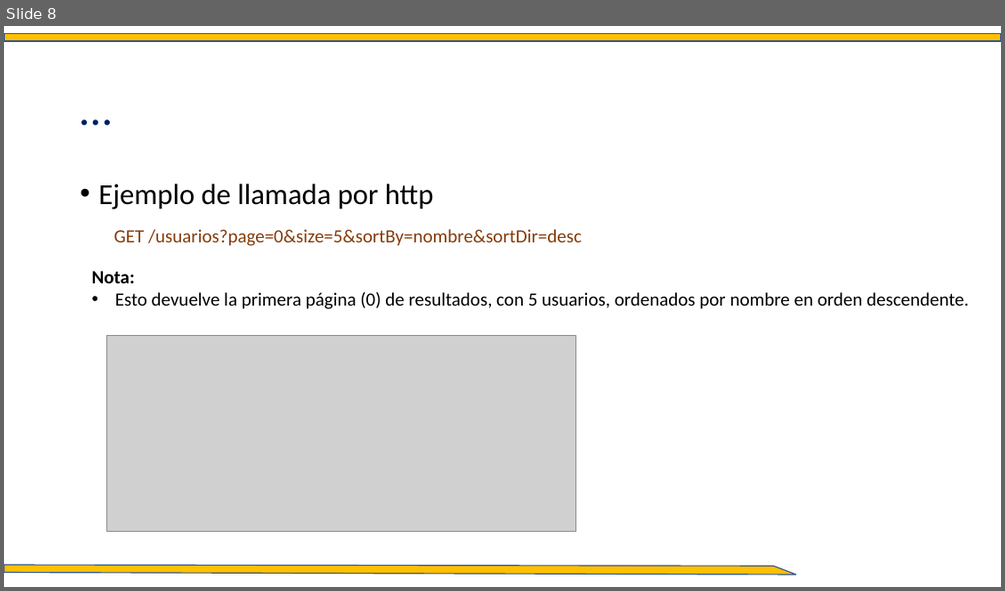
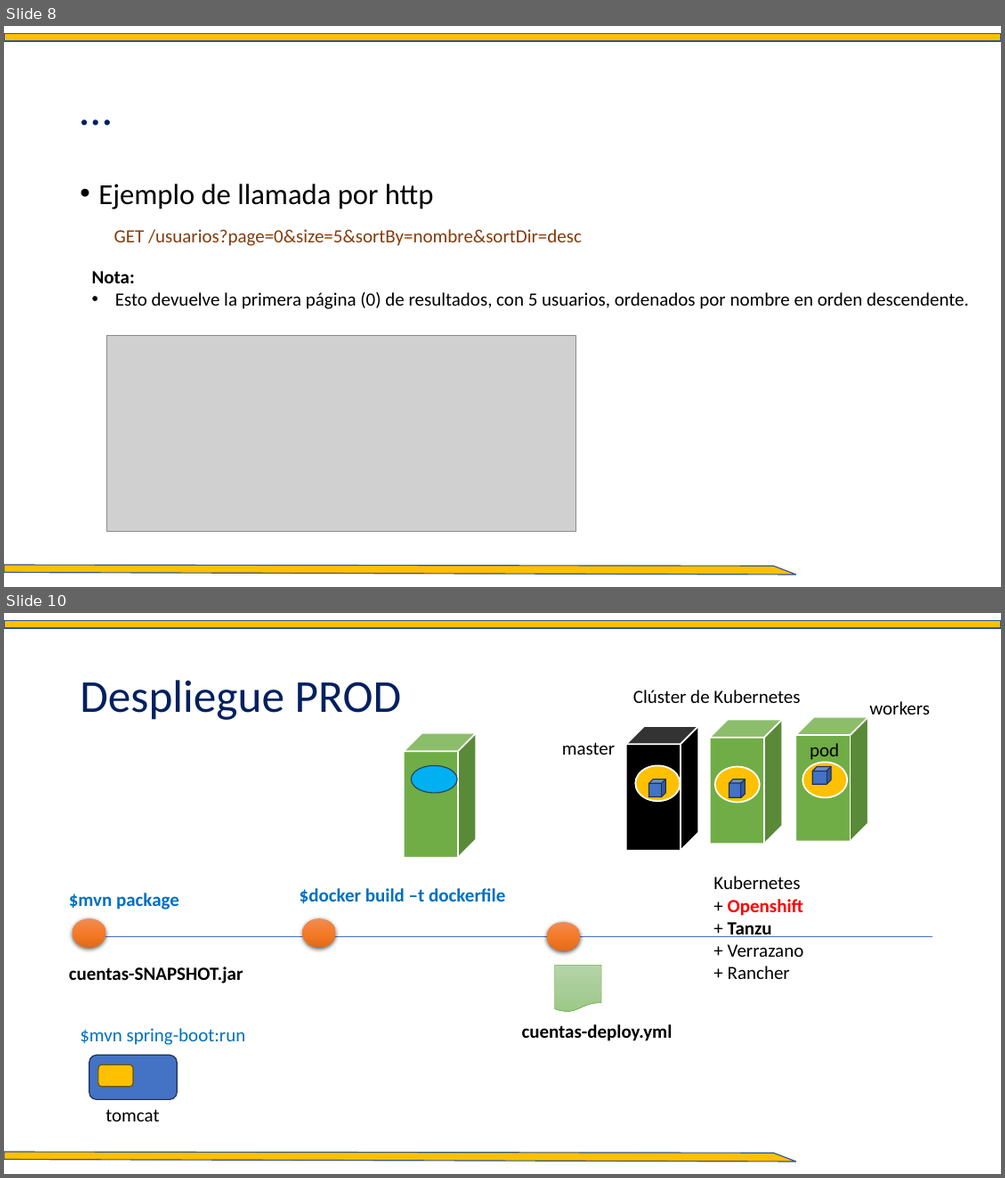
Before and after one commit to carloscarreno/microservicios-basico, a slide deck: presentaciones/Modulo 5.Repositorios con JPA.pptx. Shown one above the other, each under a label of ours: slide 8 before the commit, slides 8 and 10 after it; the slides between them are not shown. The pictures are 1005x591 and 1005x1178 pixels, drawn with LibreOffice and Linux fonts; fonts in the diff are those of the drawing; grey boxes stand for pictures; background and template pictures are left out. Boxes give left, top, right and bottom in pixels: in the first picture for what was removed or moved away, otherwise in the second. Text is boxed around its words. In the diff, an @@ line names an element or a change of style, - is before the commit and + after.

```diff
--- a/presentaciones/Modulo 5.Repositorios con JPA.pptx
+++ b/presentaciones/Modulo 5.Repositorios con JPA.pptx
@@ slide 10 added at (4, 613, 1001, 1174), background #FFFFFF; not listed: 2 template elements that a slide beside it also shows @@
@@ title added at (80, 680, 401, 720), 44 pt, text #002060 @@
+Despliegue PROD
@@ text added at (633, 690, 800, 703), 18 pt, text #000000 @@
+Clúster de Kubernetes
@@ cube added at (710, 719, 783, 844), fill #70AD47, outline #FFFFFF 1.5 pt @@
@@ cube added at (796, 717, 868, 841), fill #70AD47, outline #FFFFFF 1.5 pt @@
@@ text added at (869, 701, 930, 714), 18 pt, text #000000 @@
+workers
@@ cube added at (404, 733, 476, 858), fill #70AD47, outline #FFFFFF 1.5 pt @@
@@ text added at (562, 742, 615, 755), 18 pt, text #000000 @@
+master
@@ cube added at (626, 726, 699, 850), fill #000000, outline #FFFFFF 1.5 pt @@
@@ text added at (809, 743, 839, 762), 18 pt, text #000000 @@
+pod
@@ ellipse added at (411, 765, 457, 793), fill #00B0F0, outline #28445D 1 pt @@
@@ ellipse added at (635, 765, 680, 801), fill #FFC000, outline #FFFFFF 1.5 pt @@
@@ ellipse added at (715, 766, 760, 802), fill #FFC000, outline #FFFFFF 1.5 pt @@
@@ ellipse added at (802, 762, 848, 797), fill #FFC000, outline #FFFFFF 1.5 pt @@
@@ cube added at (812, 766, 831, 784), fill #4472C4, outline #1E3256 1 pt @@
@@ cube added at (649, 779, 666, 797), fill #4472C4, outline #1E3256 1 pt @@
@@ cube added at (729, 779, 745, 798), fill #4472C4, outline #1E3256 1 pt @@
@@ text added at (713, 876, 804, 979), 18 pt, text #000000 @@
+Kubernetes
++ Openshift
++ Tanzu
++ Verrazano
++ Rancher
@@ text added at (69, 892, 179, 909), 18 pt, text #0070C0, bold @@
+$mvn package
@@ text added at (299, 888, 505, 904), 18 pt, text #0070C0, bold @@
+$docker build –t dockerfile
@@ ellipse added at (73, 919, 105, 948), fill gradient #F18C57 to #F67B28 to #E56C19 @@
@@ ellipse added at (302, 919, 335, 948), fill gradient #F18C57 to #F67B28 to #E56C19 @@
@@ ellipse added at (547, 922, 580, 950), fill gradient #F18C57 to #F67B28 to #E56C19 @@
@@ line added from (73, 936) to (933, 936), #4472C4 0.5 pt @@
@@ text added at (69, 966, 243, 983), 18 pt, text #000000, bold @@
+cuentas-SNAPSHOT.jar
@@ flow chart document added at (554, 965, 601, 1013), fill gradient #B5D5A7 to #AACE9A to #9CC987, outline #70AD47 0.5 pt @@
@@ text added at (80, 1028, 246, 1045), 18 pt, text #0070C0 @@
+$mvn spring-boot:run
@@ text added at (522, 1024, 672, 1041), 18 pt, text #000000, bold @@
+cuentas-deploy.yml
@@ rounded rectangle added at (89, 1055, 177, 1100), fill #4472C4, outline #1E3256 1 pt @@
@@ rounded rectangle added at (98, 1064, 133, 1086), fill #FFC000, outline #705400 1 pt @@
@@ text added at (105, 1109, 159, 1121), 18 pt, text #000000 @@
+tomcat
```
Also in this commit, not shown: 1 other slide added, 5 other files.
